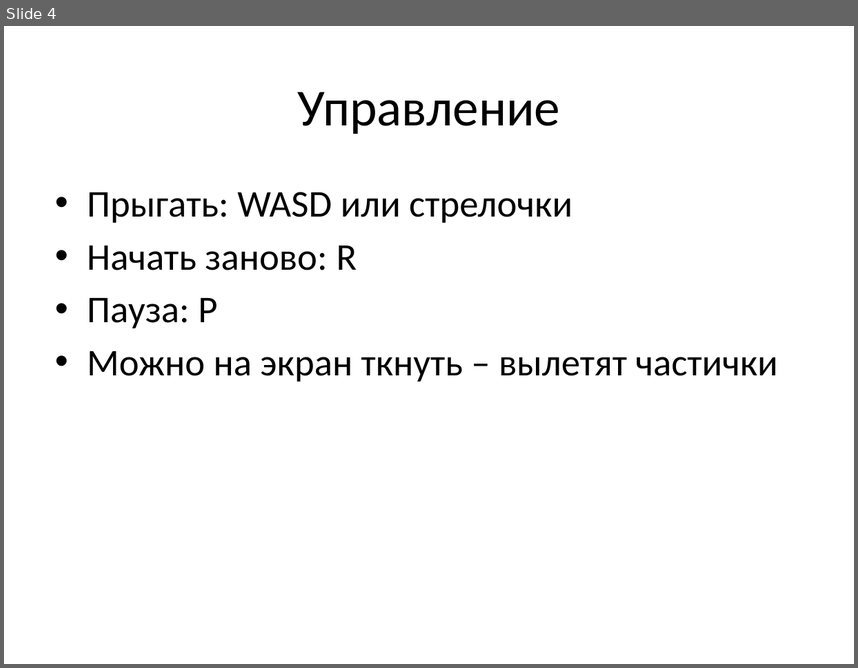
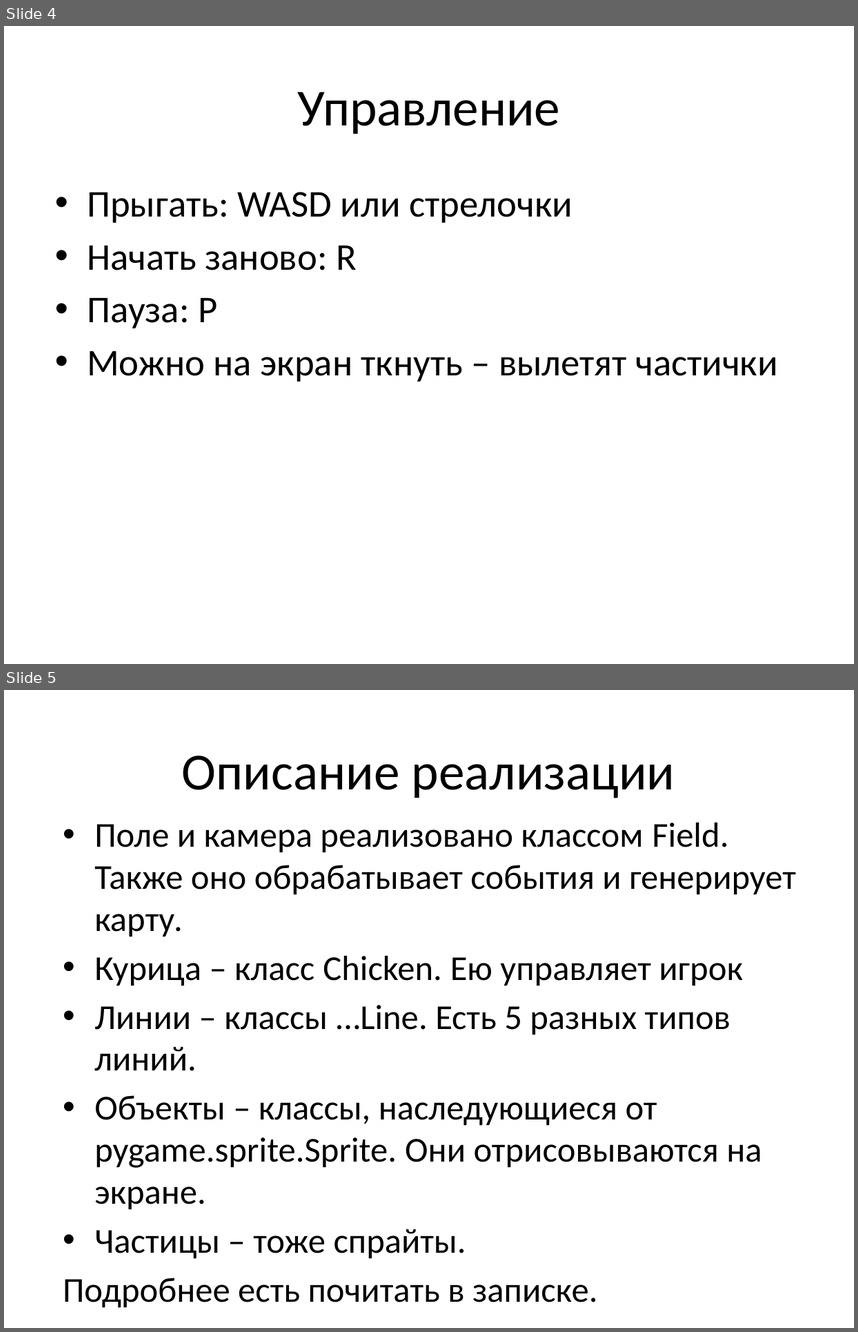
Before and after one commit to Poweedlou/frogger, a slide deck: presentation/Презентация.pptx. Shown one above the other, each under a label of ours: slide 4 before the commit, slides 4 and 5 after it. The pictures are 858x668 and 858x1332 pixels, drawn with LibreOffice and Linux fonts; fonts in the diff are those of the drawing. Boxes give left, top, right and bottom in pixels: in the first picture for what was removed or moved away, otherwise in the second. Text is boxed around its words. In the diff, an @@ line names an element or a change of style, - is before the commit and + after.

```diff
--- a/presentation/Презентация.pptx
+++ b/presentation/Презентация.pptx
@@ slide 5 added at (x1=4, y1=690, x2=854, y2=1328), background #FFFFFF @@
@@ title added at (x1=182, y1=756, x2=675, y2=798), 44 pt, text #000000 @@
+Описание реализации
@@ text added at (x1=63, y1=822, x2=796, y2=1308), 29.6 pt, text #000000 @@
+• Поле и камера реализовано классом Field. Также оно обрабатывает события и генерирует карту.
+• Курица – класс Chicken. Ею управляет игрок
+• Линии – классы …Line. Есть 5 разных типов линий.
+• Объекты – классы, наследующиеся от pygame.sprite.Sprite. Они отрисовываются на экране.
+• Частицы – тоже спрайты.
+Подробнее есть почитать в записке.
```
Also in this commit, not shown: 2 other slides added.
